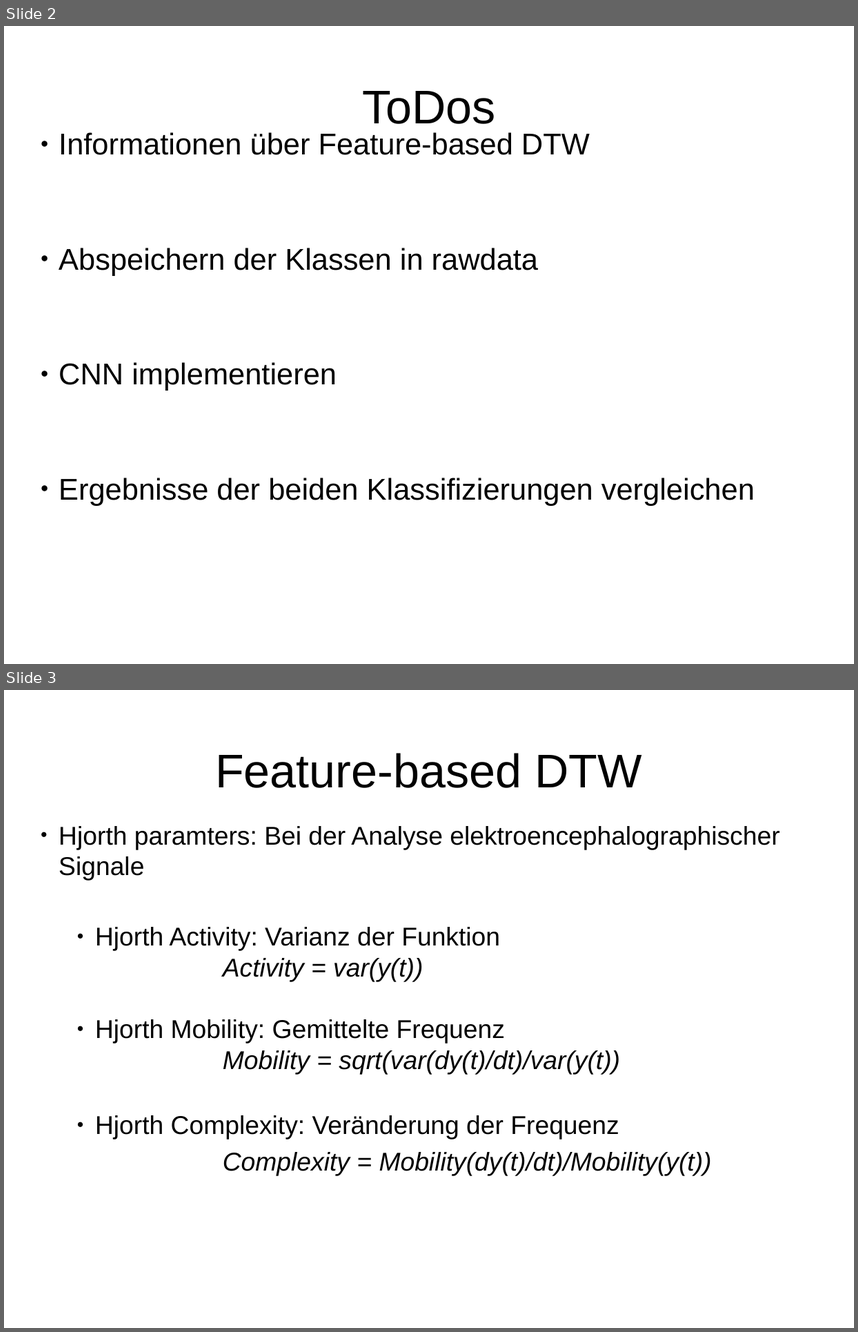
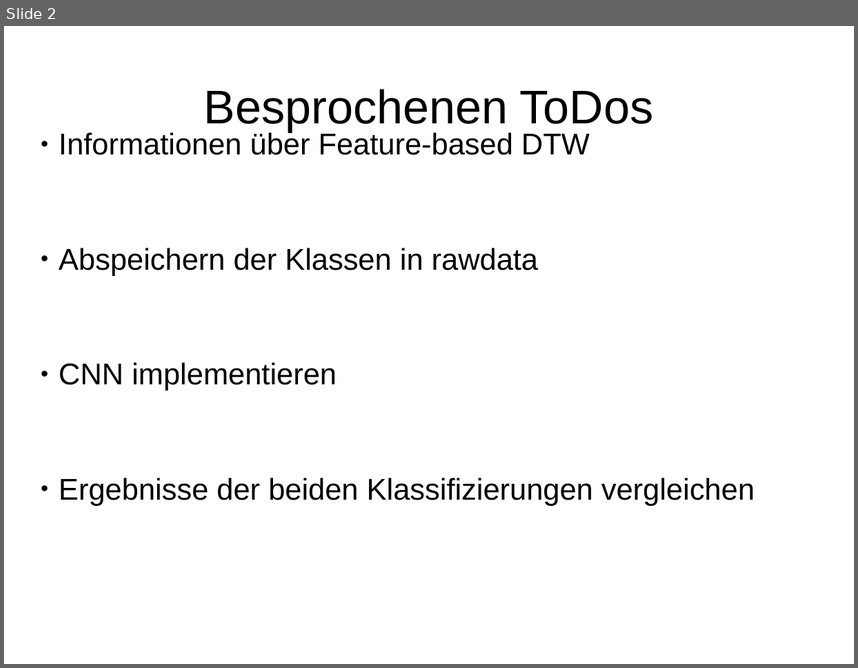
Before and after one commit to HannahSyrek/MTAnalysisOfCGMCurves, a slide deck: presentations/presentation_21_03_18.odp. Shown one above the other, each under a label of ours: slides 2 and 3 before the commit, slide 2 after it. The pictures are 858x1332 and 858x668 pixels, drawn with LibreOffice and Linux fonts; fonts in the diff are those of the drawing. Boxes give left, top, right and bottom in pixels: in the first picture for what was removed or moved away, otherwise in the second. Text is boxed around its words. In the diff, an @@ line names an element or a change of style, - is before the commit and + after.

Commit message:
added featurebased DTW

```diff
--- a/presentations/presentation_21_03_18.odp
+++ b/presentations/presentation_21_03_18.odp
@@ slide 3 removed at [4,690,854,1328], background #FFFFFF @@
@@ title removed at [215,753,642,788] @@
-Feature-based DTW
@@ subtitle removed at [59,826,780,1176] @@
-● Hjorth paramters: Bei der Analyse elektroencephalographischer Signale
-    ● Hjorth Activity: Varianz der Funktion
-                Activity = var(y(t))
-    ● Hjorth Mobility: Gemittelte Frequenz
-                Mobility = sqrt(var(dy(t)/dt)/var(y(t))
-    ● Hjorth Complexity: Veränderung der Frequenz
-                Complexity = Mobility(dy(t)/dt)/Mobility(y(t))
@@ slide 2 changed as well @@
@@ title at [204,89,654,132]: text changed @@
-ToDos
+Besprochenen ToDos
```
Also in this commit, not shown: 2 other slides changed, 6 slides added, 2 other slides removed, 13 other files.
